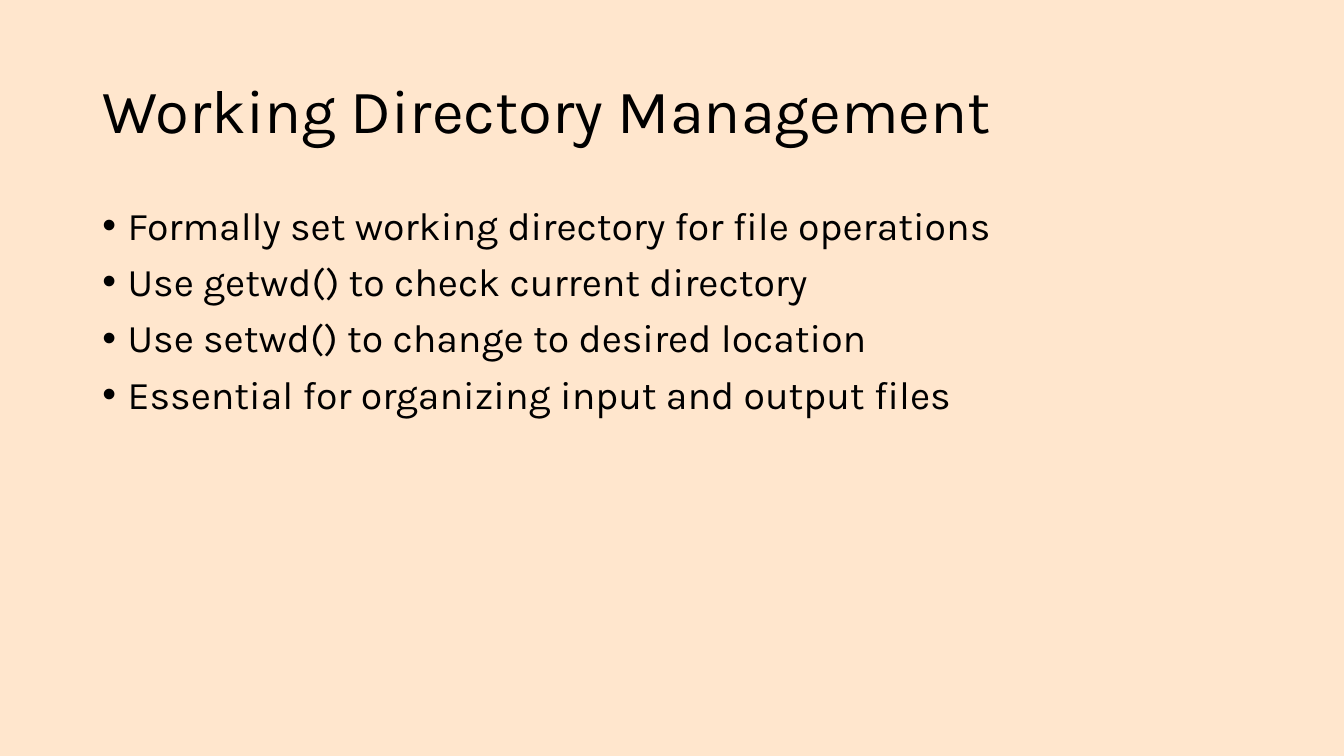
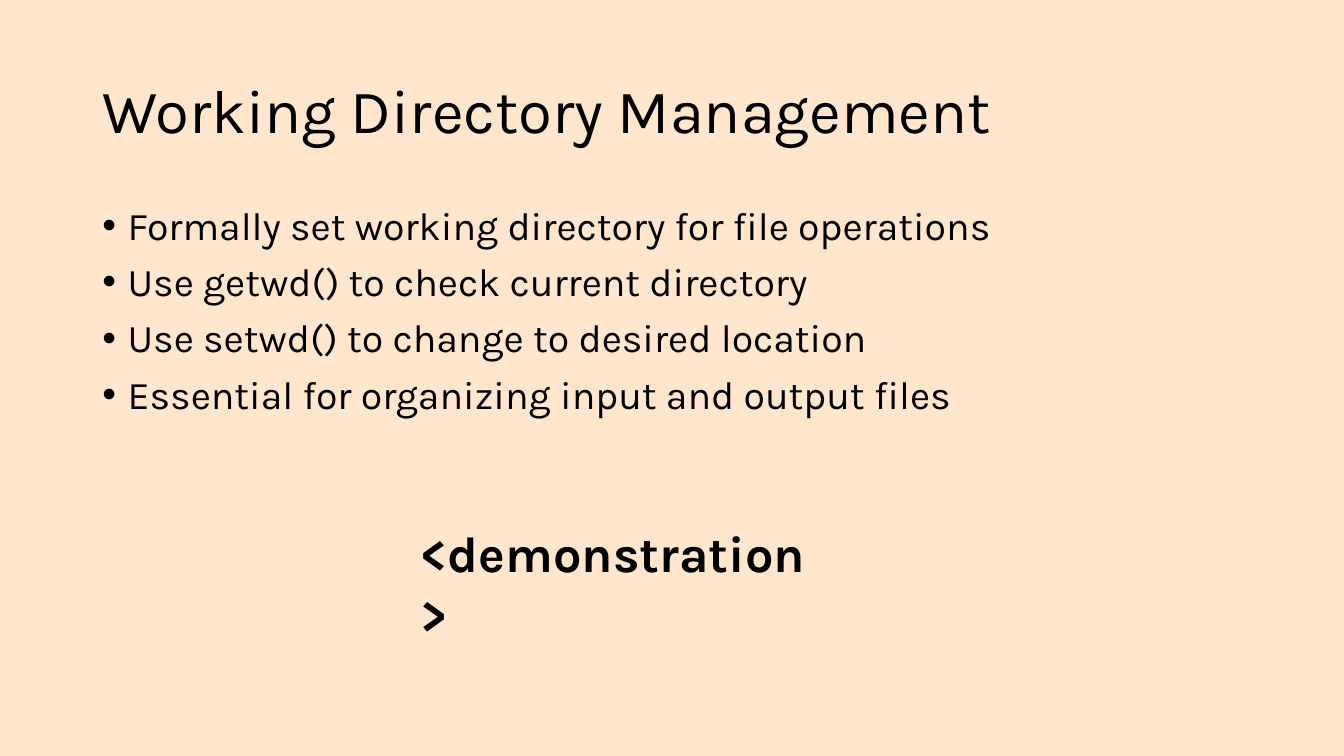
Before and after one commit to rstats-bootcamp/RStatsBootcamp-2025, a slide deck: slide 12 of .slides/topics/05_data_frames.pptx (slide 9 before the commit). Drawn at 1344x756 pixels with LibreOffice and Linux fonts; fonts in the diff are those of the drawing. Boxes give left, top, right and bottom in pixels: in the first picture for what was removed or moved away, otherwise in the second. Text is boxed around its words. In the diff, an @@ line names an element or a change of style, - is before the commit and + after.

```diff
--- a/.slides/topics/05_data_frames.pptx
+++ b/.slides/topics/05_data_frames.pptx
@@ text added at [421, 536, 805, 573], 36 pt, text #000000, bold @@
+<demonstration>
```
Also in this commit, not shown: 5 other slides changed, 4 slides added, 4 other files.
